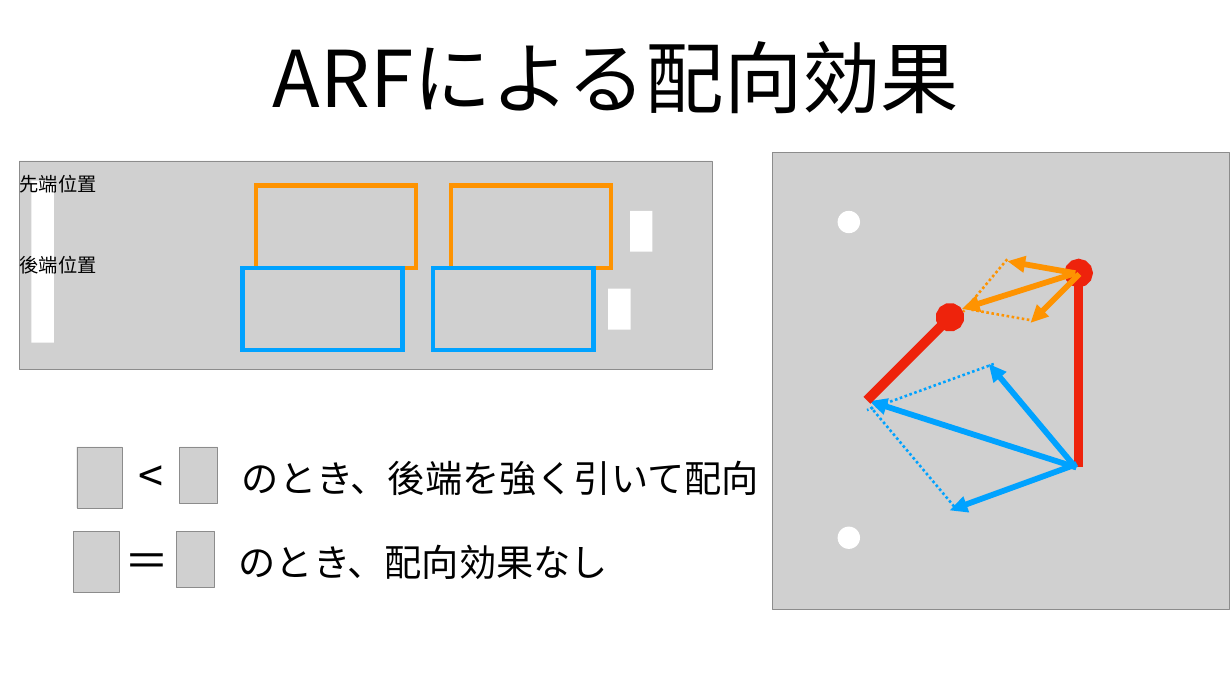
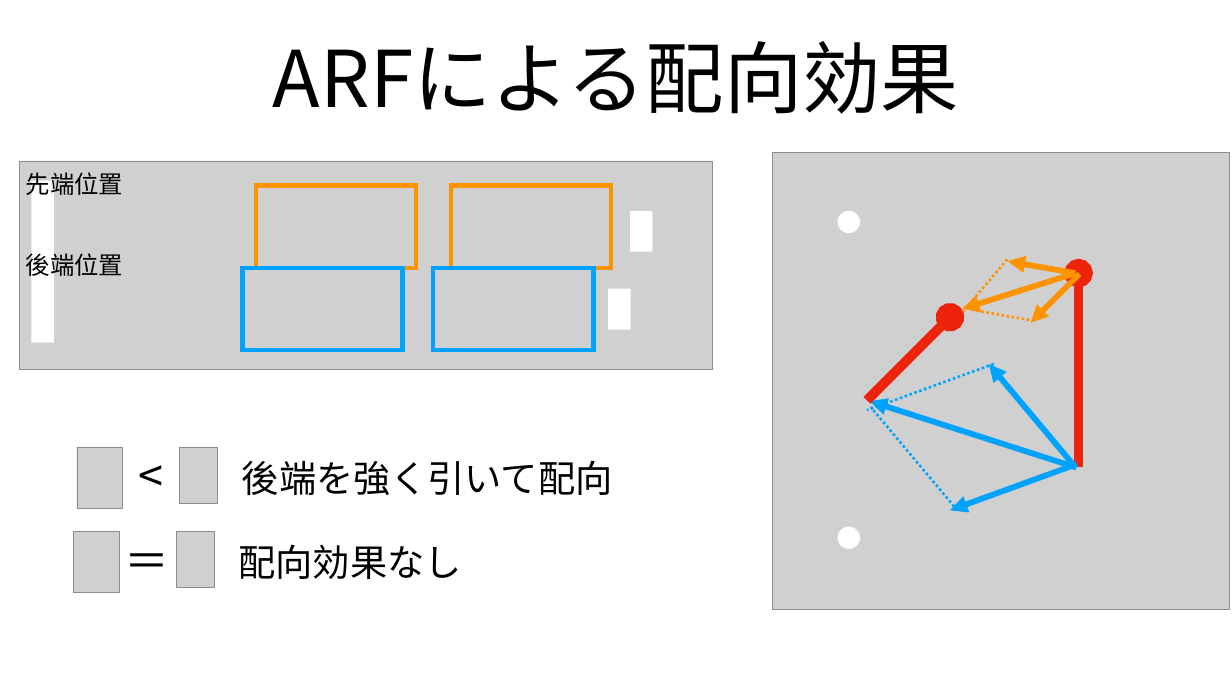
Before and after one commit to tokumaga81/ackera, a slide deck: slide 21 of tokunaga_mp.pptx. Drawn at 1232x693 pixels with LibreOffice and Linux fonts; fonts in the diff are those of the drawing; grey boxes stand for pictures. Boxes give left, top, right and bottom in pixels: in the first picture for what was removed or moved away, otherwise in the second. Text is boxed around its words. In the diff, an @@ line names an element or a change of style, - is before the commit and + after.

```diff
--- a/tokunaga_mp.pptx
+++ b/tokunaga_mp.pptx
@@ text "先端位置" at bbox=[26, 172, 124, 200]: size 30 to 38 pt @@
@@ text "後端位置" at bbox=[26, 250, 124, 281]: size 30 to 38 pt @@
@@ text at bbox=[242, 460, 613, 495]: text changed @@
-のとき、後端を強く引いて配向
+後端を強く引いて配向
@@ text at bbox=[239, 544, 462, 579]: text changed @@
-のとき、配向効果なし
+配向効果なし
```
Also in this commit, not shown: 18 other slides changed, 2 other files.
